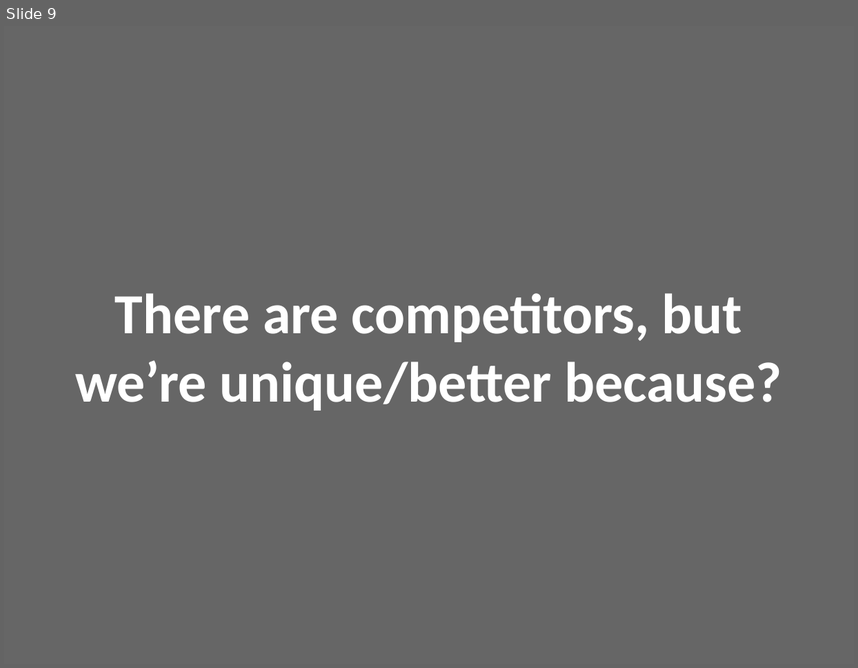
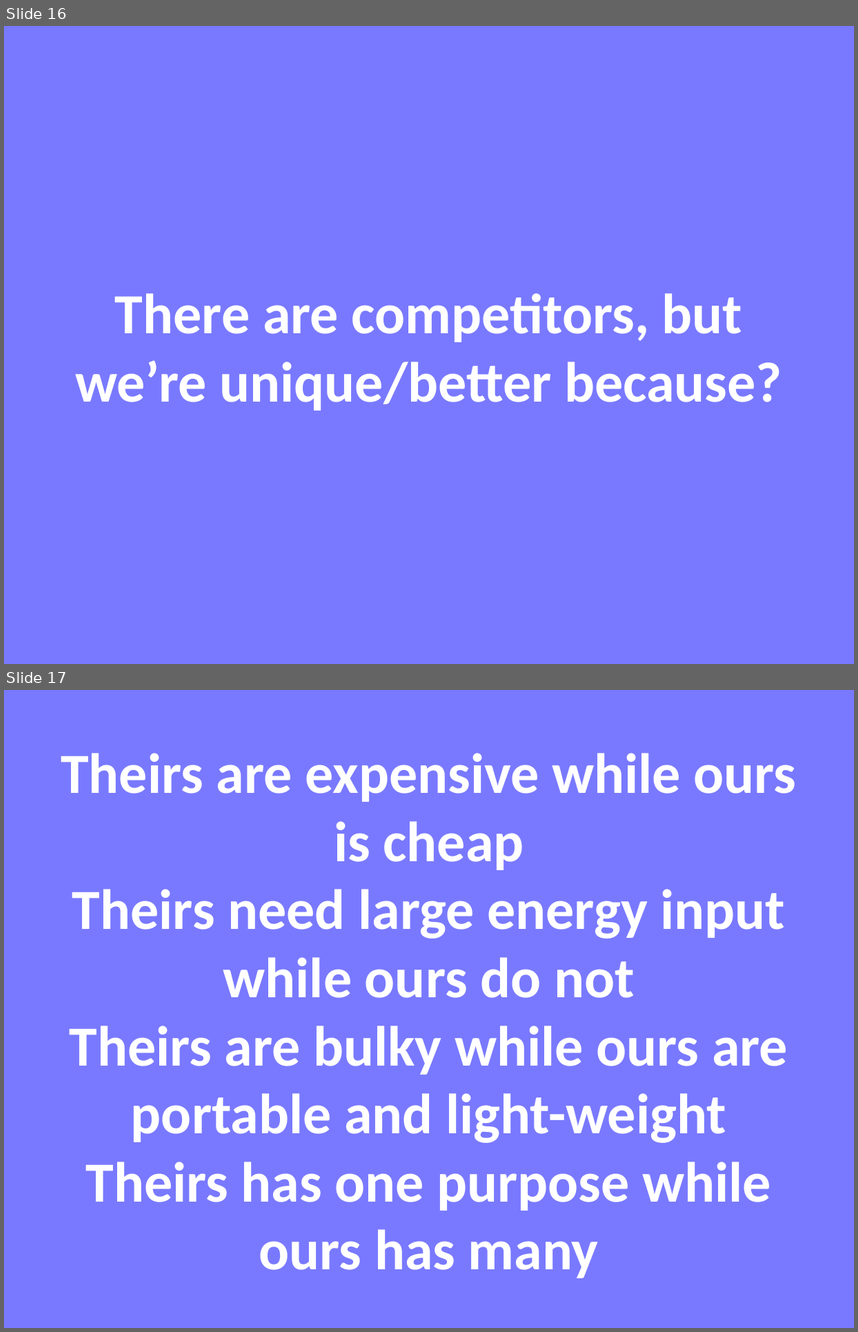
Before and after one commit to invent2017/Administrators_Project, a slide deck: Project_Ice.pptx. Shown one above the other, each under a label of ours: slide 9 before the commit, slides 16 and 17 after it. The pictures are 858x668 and 858x1332 pixels, drawn with LibreOffice and Linux fonts; fonts in the diff are those of the drawing. Boxes give left, top, right and bottom in pixels: in the first picture for what was removed or moved away, otherwise in the second. Text is boxed around its words. In the diff, an @@ line names an element or a change of style, - is before the commit and + after.

```diff
--- a/Project_Ice.pptx
+++ b/Project_Ice.pptx
@@ slide 17 added at <box>4,690,854,1328</box>, background #7979FF @@
@@ title added at <box>61,753,797,1278</box>, 48 pt, text #FFFFFF, bold @@
+Theirs are expensive while ours is cheap
+Theirs need large energy input while ours do not
+Theirs are bulky while ours are portable and light-weight
+Theirs has one purpose while ours has many
@@ what was slide 9 is now slide 16 @@
@@ slide 16 changed as well @@
@@ background #666666 to #7979FF @@
```
Also in this commit, not shown: 8 other slides changed, 7 other slides added.
